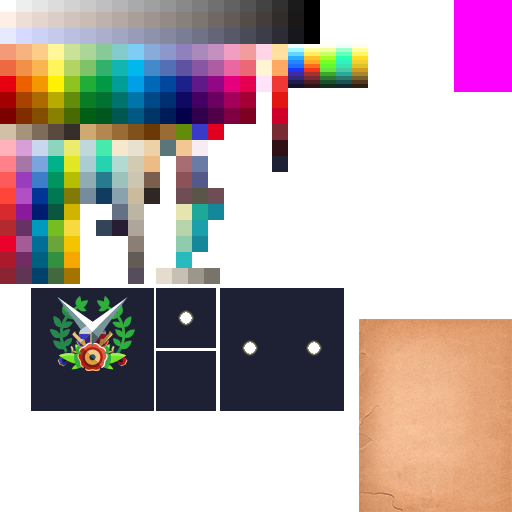
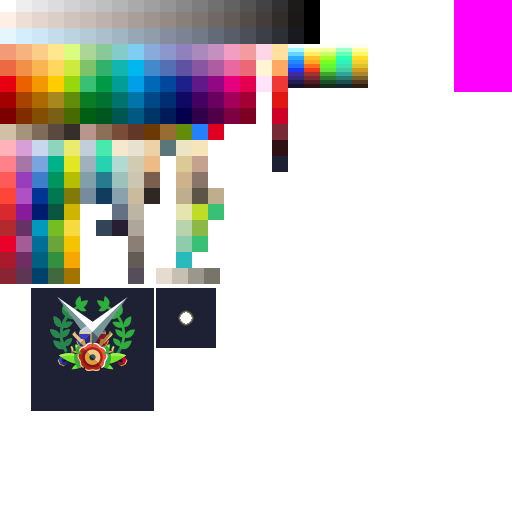
Comparing the layer stacks of the two 512px x 512px images. Changes:
added layer "Layer 6" above "Group 1" over [0, 28, 512, 411]
hid "Layer 4 copy", moved it into group "Group 1" over [176, 140, 224, 252]
moved "Layer 8 copy 13" into group "Group 1" over [0, 28, 512, 512]
